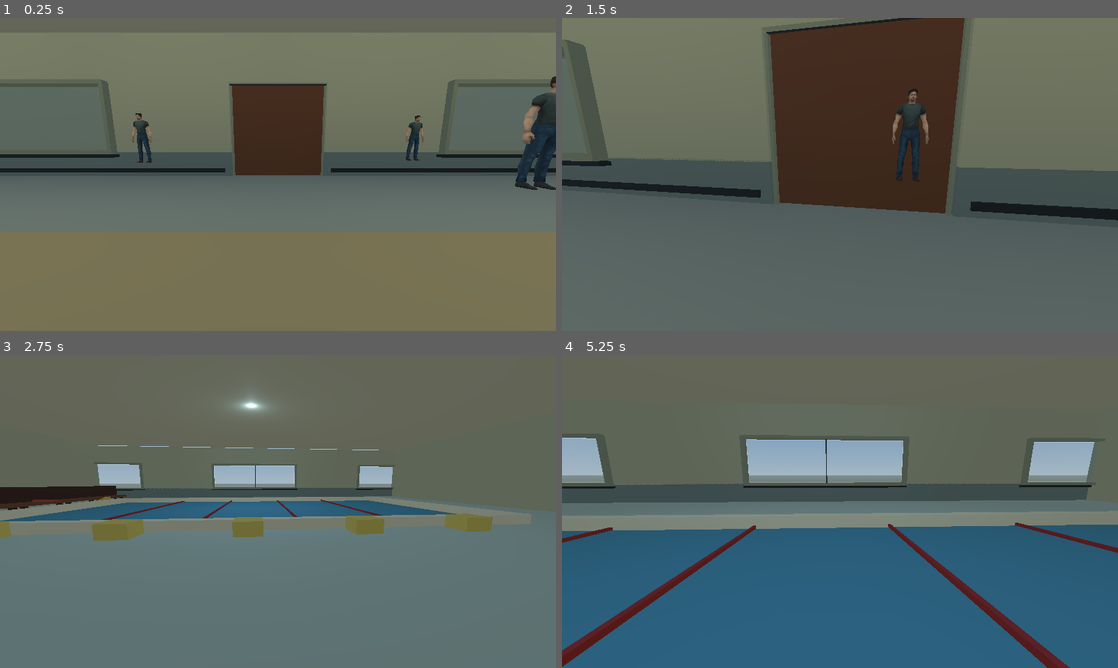
Above: before the commit, frames 1-4 (two rows, left to right).
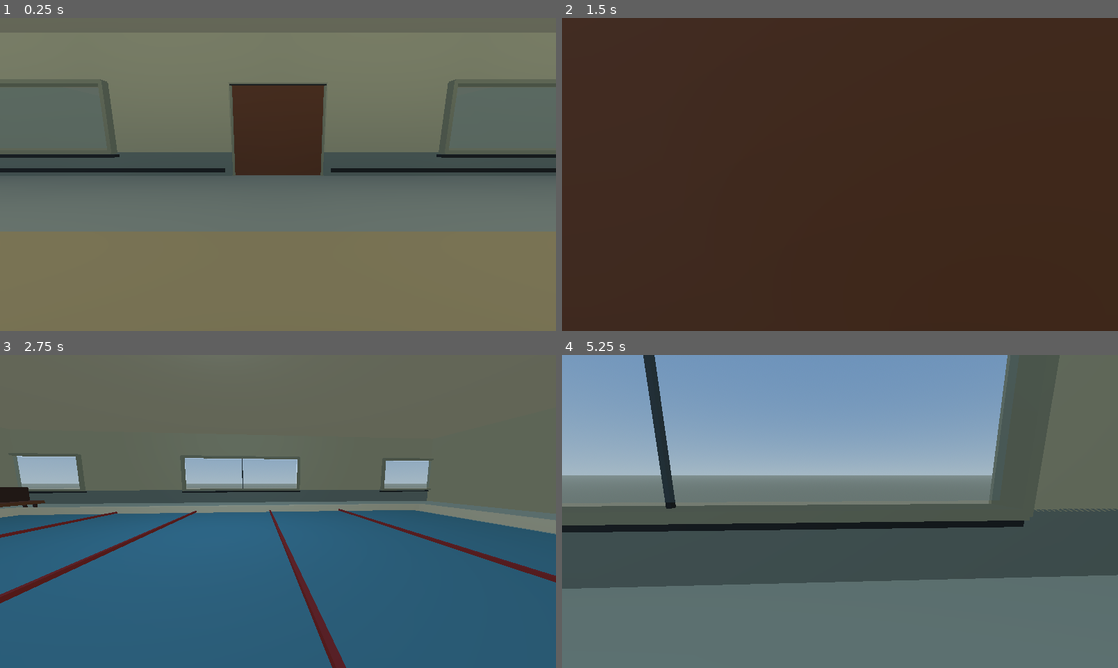
Above: after the commit, the same moments.

Repository: rizstacks/hugWatch
Game: Godot game, scene res://Main/main.tscn
Same seed, same stepped clock (60 frames per second), same inputs: the game is played once before the commit and once after it.
Inputs (mouse positions are in pixels of both pictures, inside the frame that each line leads up to):
- Up to frame 1 (0.25 s): no input
- Up to frame 2 (1.5 s): tap Enter at 0.5 s; move the mouse to (867, 174) at 0.52 s; hold Shift 0.53-1.28 s; hold W from 0.53 s (still down); tap E (interact) at 0.6 s; tap Space at 0.77 s; move the mouse to (812, 174) at 1.27 s; tap Shift at 1.35 s
- Up to frame 3 (2.75 s): keep holding W; tap Space at 1.52 s; tap E (interact) at 1.55, 2.1 s; move the mouse to (289, 505) at 2.02 s; hold Shift from 2.03 s (still down)
- Up to frame 4 (5.25 s): keep holding W; move the mouse to (834, 517) at 2.77 s; release Shift at 2.78 s; tap Shift at 2.85, 4.35 s; tap Space at 3.02, 3.77, 4.52 s; tap E (interact) at 3.05, 3.6, 4.55, 5.1 s; move the mouse to (878, 514) at 3.52 s; hold Shift 3.53-4.28 s; move the mouse to (795, 508) at 4.27 s; move the mouse to (845, 511) at 5.02 s; hold Shift from 5.03 s (still down)

The runs differ from the first frame. In frame 1, 2.0% of the frame differs, in the area x 23-100%, y 18-55%; in frame 2, 82%; in frame 3, 56%; in frame 4, 87%, in the area x 0-100%, y 0-100%.

Commit message:
Experimenting with gameplay

Diff:
--- a/Main/main.gd
+++ b/Main/main.gd
@@ -1,7 +1,7 @@
 extends Node3D
 
 @export var map_only: bool = true
-@export var npcCount = 10
+@export var npcCount = 25
 
 var npcScene = preload("res://Spawnables/npc.tscn")
 
@@ -10,7 +10,7 @@
 	for i in range(npcCount):
 		var npc = npcScene.instantiate()
 		add_child(npc)
-		npc.global_position = Vector3(randf_range(-10, 10), 1, randf_range(-10, 10))
+		npc.global_position = Vector3(randf_range(-40, 40), 1, randf_range(-25, 25))
 		npcs.append(npc)
 		if i%2 == 1:
 			npcs[i].pair = npcs[i-1]
--- a/Main/map.gd
+++ b/Main/map.gd
@@ -445,6 +445,8 @@
 	body.name = n
 	body.position = pos
 	body.mass = mass_value
+	body.collision_layer = 1
+	body.collision_mask = 1
 	add_child(body)
 
 	var mesh_inst: MeshInstance3D = MeshInstance3D.new()
@@ -524,7 +526,15 @@
 	held.gravity_scale = 1.0
 	held.linear_velocity = (-camera.global_transform.basis.z * THROW_FORCE) + Vector3(0, 3.0, 0)
 	held.angular_velocity = Vector3(randf_range(-5.5, 5.5), randf_range(-6.0, 6.0), randf_range(-5.5, 5.5))
+
+	var thrown = held
 	held = null
+	thrown.contact_monitor = true
+	thrown.max_contacts_reported = 4
+	thrown.body_entered.connect(func(body):
+		if body.is_in_group("npc") and body.currState == body.State.STUCK:
+			body.receive_hit(thrown.linear_velocity.length())
+	)
 
 func create_bench(pos: Vector3, rot_y: float) -> void:
 	var base: Node3D = Node3D.new()
--- a/Main/player.gd
+++ b/Main/player.gd
@@ -1,6 +1,7 @@
 extends CharacterBody3D
 var sensitivity = 0.003
 var speed = 5.0
+var sprint_speed = 10
 var gravity = 20.0
 
 func _ready():
@@ -20,6 +21,7 @@
 
 func _physics_process(delta: float):
 	var direction = Vector3.ZERO
+	var current_speed = sprint_speed if Input.is_key_pressed(KEY_SHIFT) else speed
 
 	if not is_on_floor():
 		velocity.y -= gravity * delta
@@ -40,13 +42,13 @@
 		for npc in get_tree().get_nodes_in_group("npc"):
 			if npc.currState == npc.State.STUCK:
 				var dist = global_position.distance_to(npc.global_position)
-				if dist < 2.0:  # interact range
-					npc.receive_hit(999)  # force break regardless of impulse
+				if dist < 2.0:
+					npc.receive_hit(999)
 					break
 
 	if direction != Vector3.ZERO:
-		velocity.x = direction.normalized().x * speed
-		velocity.z = direction.normalized().z * speed
+		velocity.x = direction.normalized().x * current_speed
+		velocity.z = direction.normalized().z * current_speed
 	else:
 		velocity.x = 0
 		velocity.z = 0
--- a/Spawnables/npc.gd
+++ b/Spawnables/npc.gd
@@ -14,7 +14,11 @@
 var is_fully_bonded = false
 
 var pair = null
-var seek_range = 15
+var seek_range = 35
+
+var escape_timer = 0.0
+var escape_duration = 3.0
+var is_escaping = false
 
 var last_position = Vector3.ZERO
 var stuck_timer = 0.0
@@ -79,13 +83,32 @@
 
 	seek_tick += get_physics_process_delta_time()
 	if seek_tick < seek_tick_rate:
-		# still move toward last known direction
 		velocity.x = velocity.x
 		velocity.z = velocity.z
 		return
 	seek_tick = 0.0
 
-	# only recalculate 10 times per second
+	# handle escape
+	if is_escaping:
+		escape_timer += get_physics_process_delta_time()
+		if escape_timer >= escape_duration:
+			is_escaping = false
+			escape_timer = 0.0
+		velocity.x = direction.x * speed
+		velocity.z = direction.z * speed
+		return
+
+	# stuck detection
+	stuck_timer += get_physics_process_delta_time()
+	if stuck_timer >= stuck_check_interval:
+		stuck_timer = 0.0
+		if global_position.distance_to(last_position) < stuck_threshold:
+			var angle = randf() * 2 * PI
+			direction = Vector3(cos(angle), 0, sin(angle))
+			is_escaping = true
+			escape_timer = 0.0
+		last_position = global_position
+
 	var dist = global_position.distance_to(pair.global_position)
 	if dist < 1:
 		currState = State.BONDING
